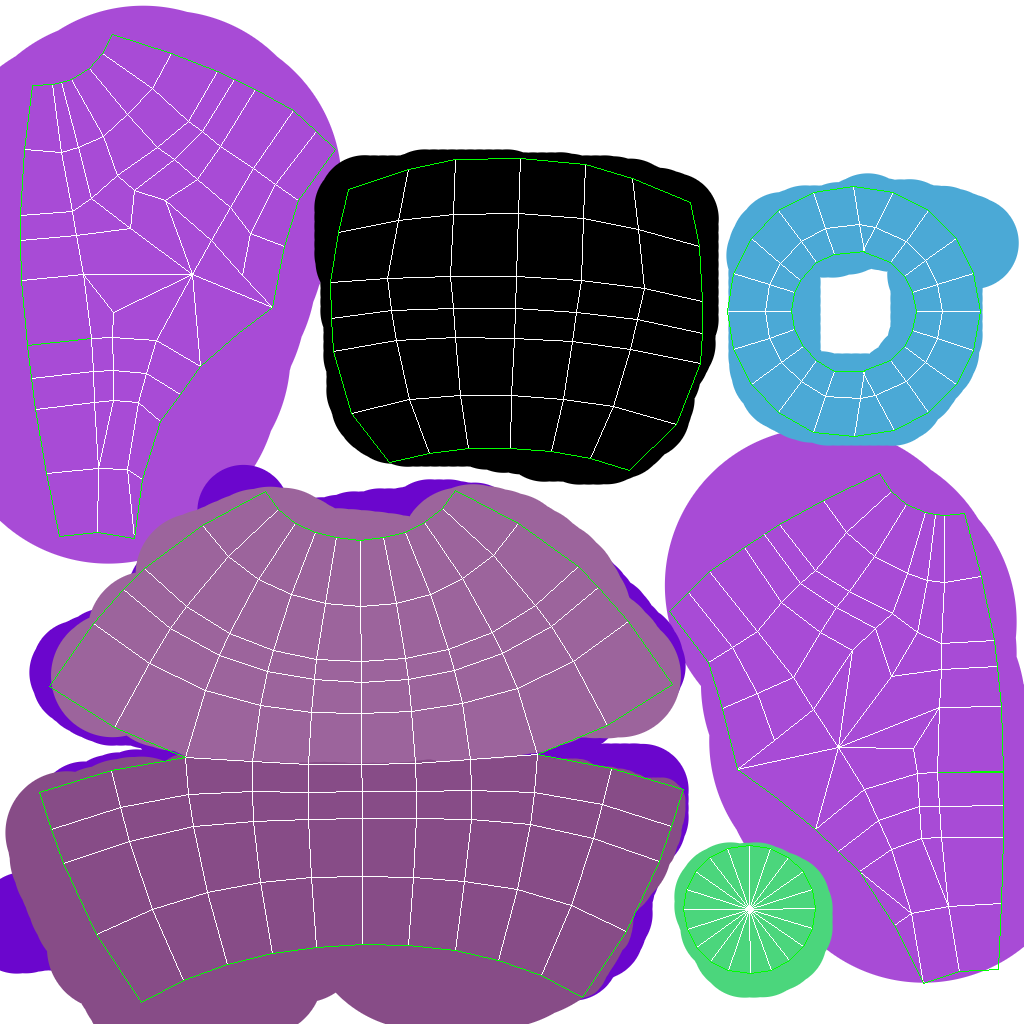
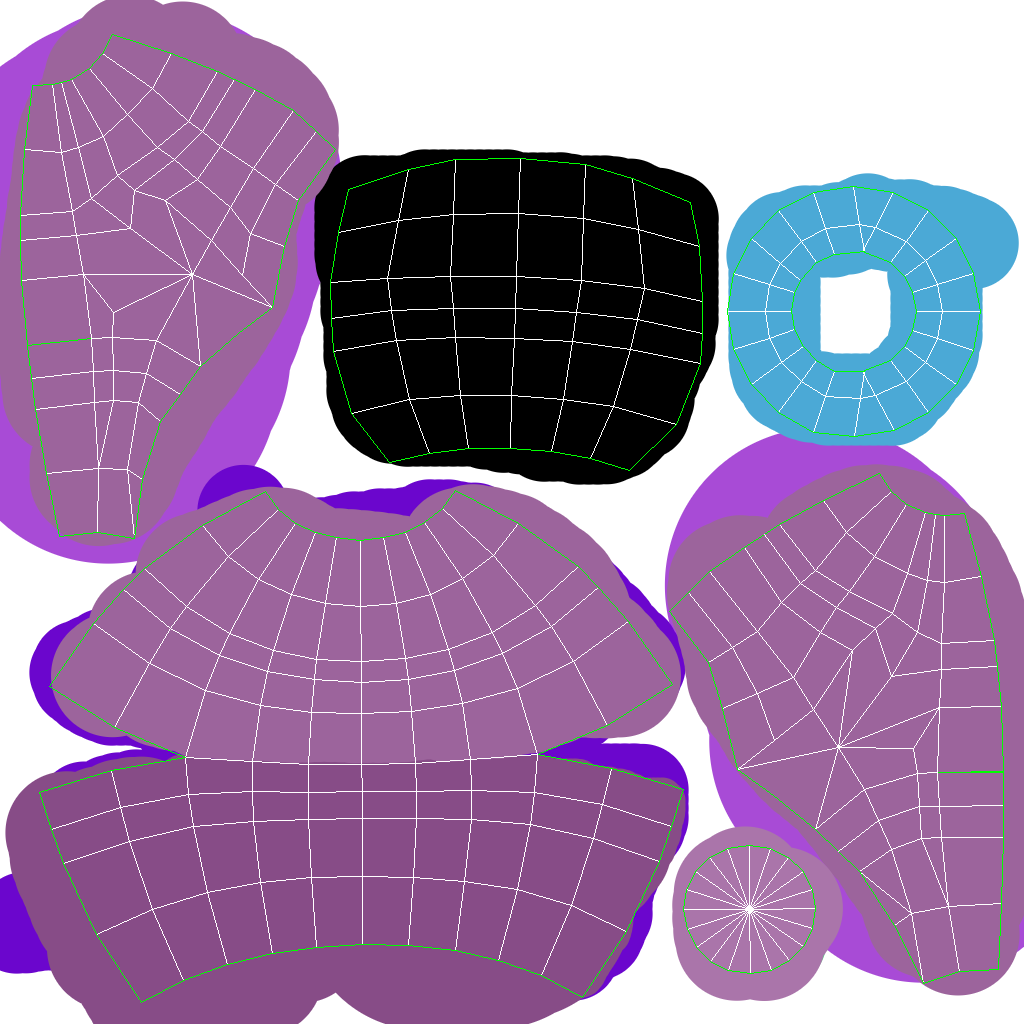
Comparing the layer stacks of the two (1024, 1024) images. Changes:
painted on "Draw" over bbox(0, 0, 1024, 1001)
